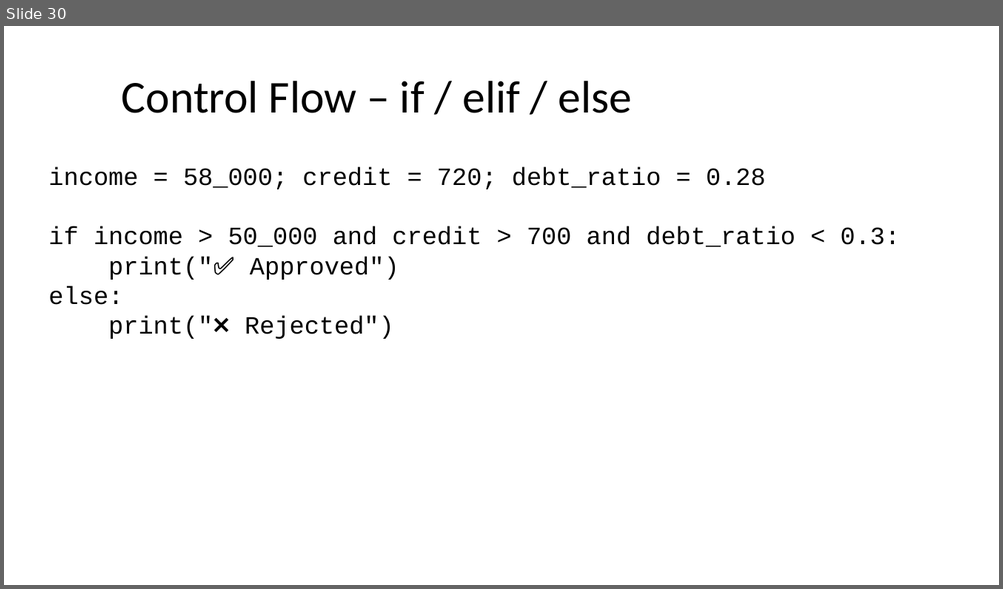
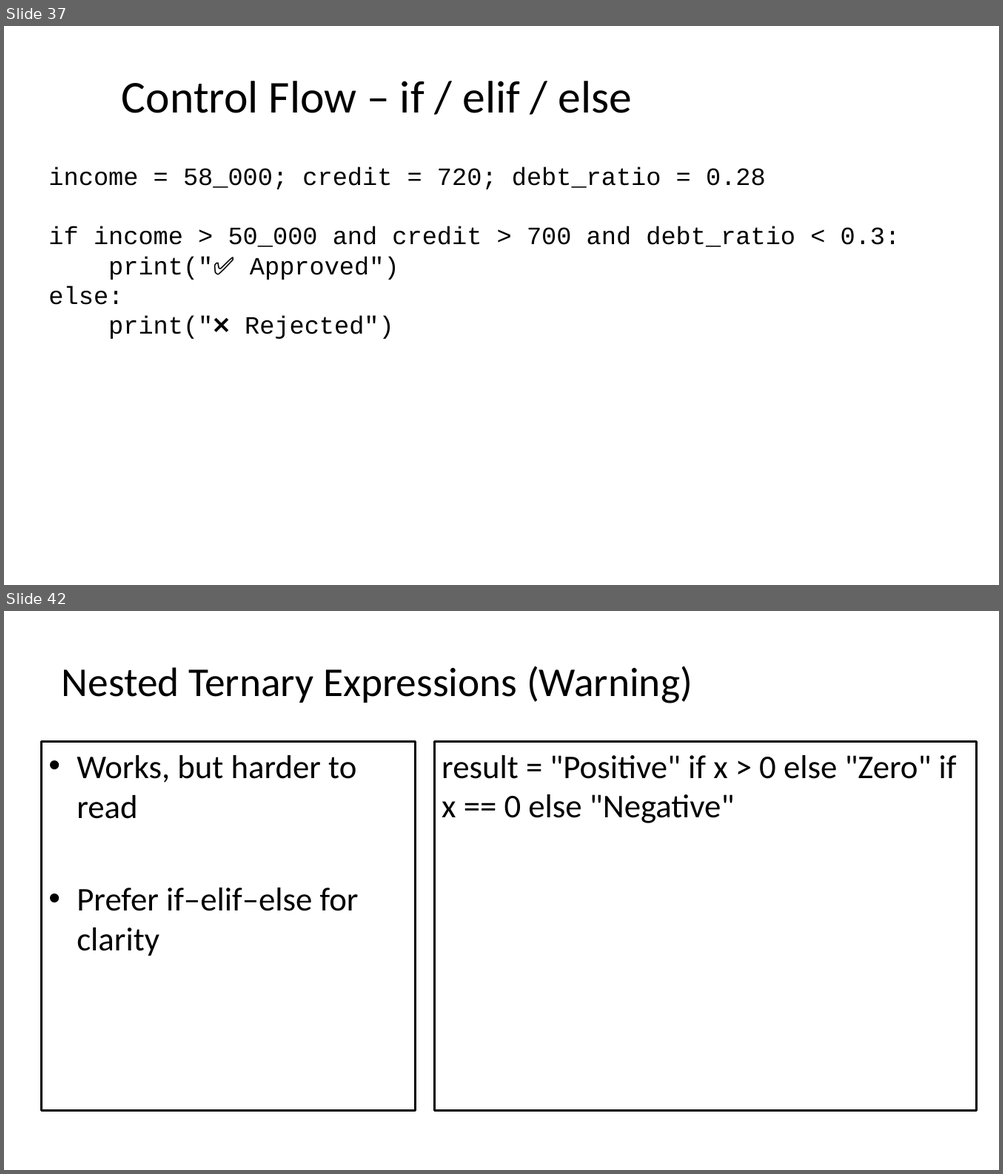
Before and after one commit to seanwhs/3-Day-Python-Crash-Course, a slide deck: Python_Crash_Course_2025.pptx. Shown one above the other, each under a label of ours: slide 30 before the commit, slides 37 and 42 after it; the slides between them are not shown. The pictures are 1003x589 and 1003x1174 pixels, drawn with LibreOffice and Linux fonts; fonts in the diff are those of the drawing. Boxes give left, top, right and bottom in pixels: in the first picture for what was removed or moved away, otherwise in the second. Text is boxed around its words. In the diff, an @@ line names an element or a change of style, - is before the commit and + after.

```diff
--- a/Python_Crash_Course_2025.pptx
+++ b/Python_Crash_Course_2025.pptx
@@ slide 42 added at bbox=[4, 611, 999, 1170], background #FFFFFF @@
@@ title added at bbox=[62, 666, 692, 703], 39.6 pt, text #000000 @@
+Nested Ternary Expressions (Warning)
@@ text added at bbox=[41, 741, 415, 1111], fill #FFFFFF, outline #000000 2 pt, 32 pt, text #000000 @@
+• Works, but harder to read
+• Prefer if–elif–else for clarity
@@ rectangle added at bbox=[434, 741, 976, 1111], fill #FFFFFF, outline #000000 2 pt, 32 pt, text #000000 @@
+result = "Positive" if x > 0 else "Zero" if x == 0 else "Negative"
@@ what was slide 30 is now slide 37 @@
```
Also in this commit, not shown: 1 slide changed, 27 other slides added, 1 slide removed.
